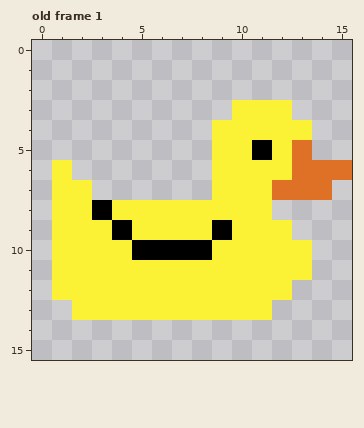
Two versions of one pixel-art file, art/duck_flying.aseprite. That is the earlier state.
16x16 pixels, 1 frame. Shown: old frame 1. The commit also changed other frames, which this record leaves out.
Once edited:
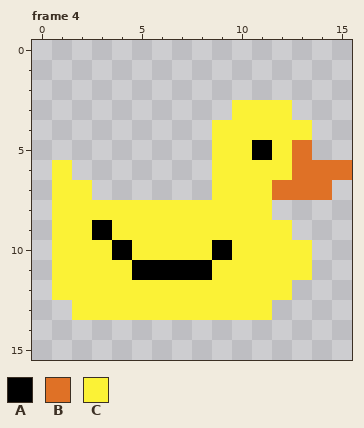
Palette (. is transparent): A #000000  B #df7126  C #fbf236
A new or re-ordered frame is compared with the old frame closest to it.
The commit says: Update duck flight animation
From old to new:
{"change": "frames 1 -> 4"}
{"where": "frame 4 is new; against old frame 1"}
{"frame":4,"y":8,"x":3,"old":"A","new":"C"}
{"frame":4,"y":9,"x":3,"old":"CA","new":"AC"}
{"frame":4,"y":9,"x":9,"old":"A","new":"C"}
{"frame":4,"y":10,"x":4,"old":"CAAAAC","new":"ACCCCA"}
{"frame":4,"y":11,"x":5,"old":"CCCC","new":"AAAA"}
